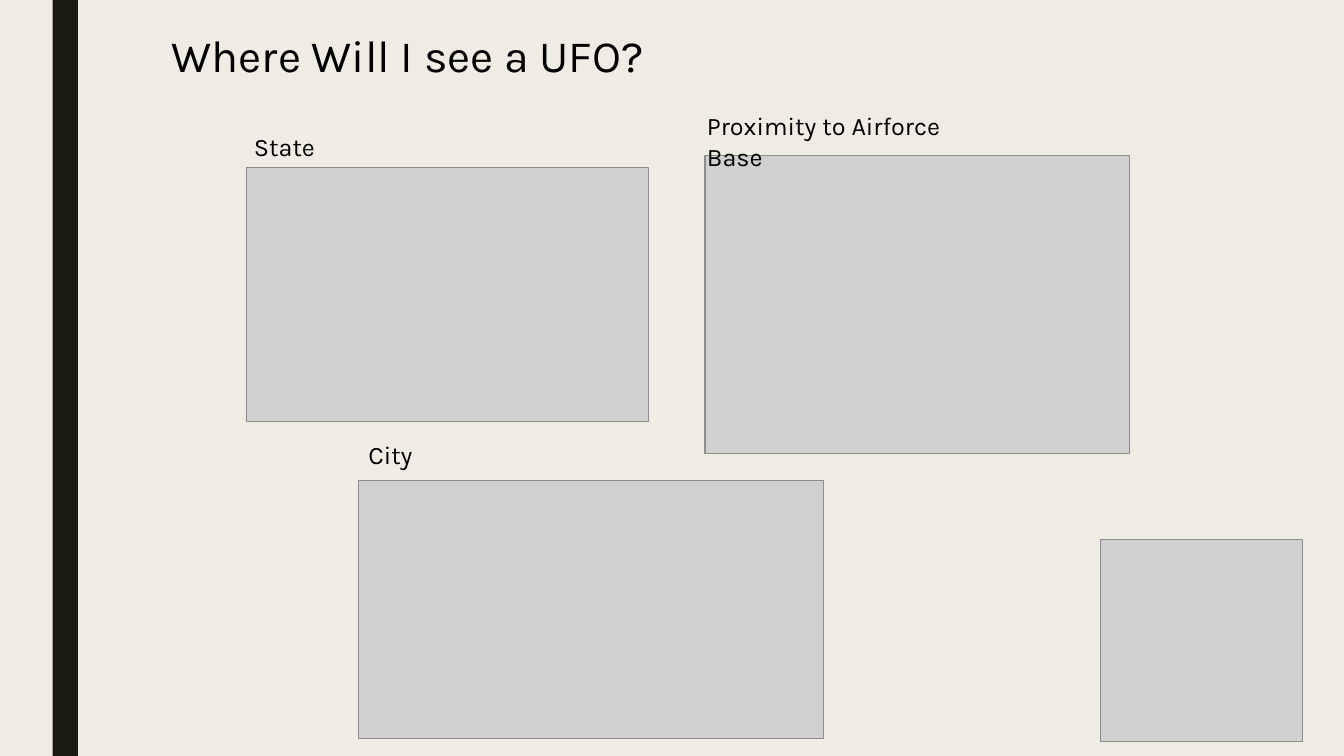
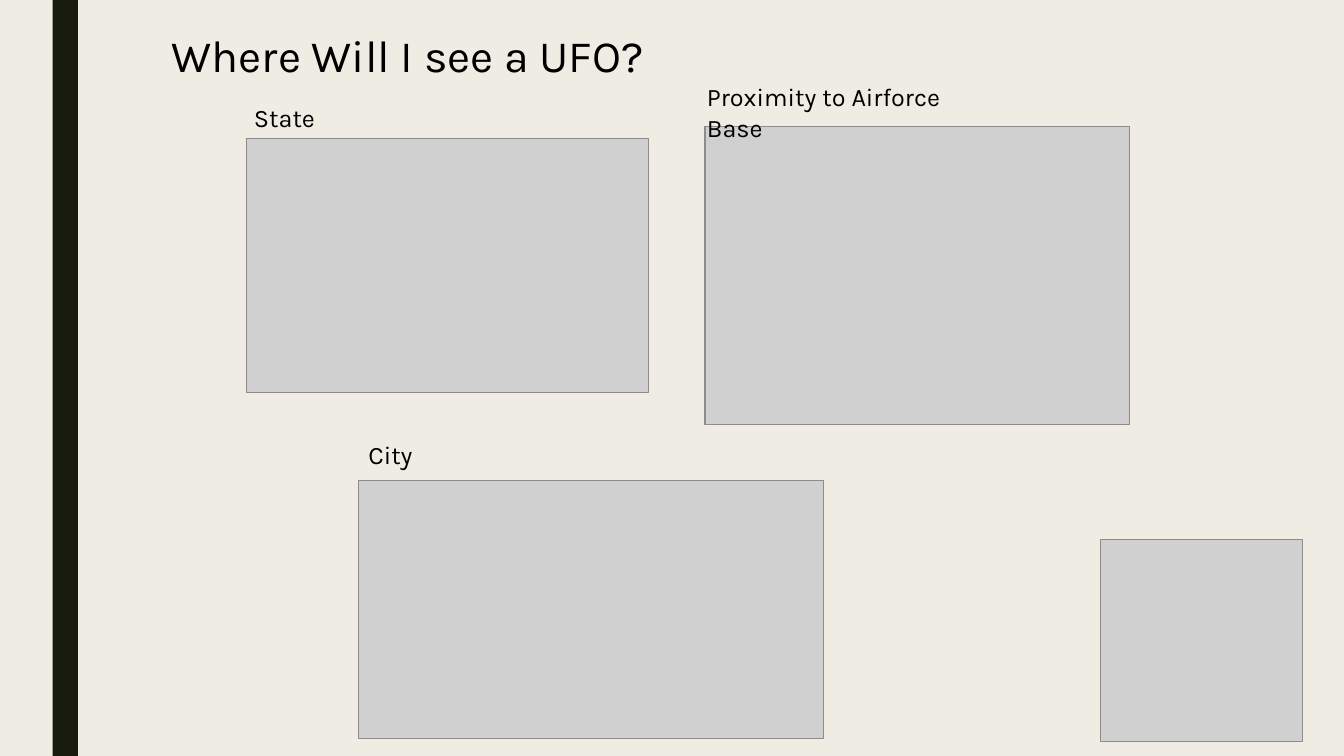
Before and after one commit to Preetikasri/UFO-Sightings-Analysis, a slide deck: slide 7 of ufo_presentation_v1.pptx. Drawn at 1344x756 pixels with LibreOffice and Linux fonts; fonts in the diff are those of the drawing; grey boxes stand for pictures. Boxes give left, top, right and bottom in pixels: in the first picture for what was removed or moved away, otherwise in the second. Text is boxed around its words. In the diff, an @@ line names an element or a change of style, - is before the commit and + after.

```diff
--- a/ufo_presentation_v1.pptx
+++ b/ufo_presentation_v1.pptx
@@ 2 pictures, 2 texts moved together from (x1=246, y1=117, x2=1129, y2=454) to (x1=246, y1=88, x2=1129, y2=424) @@
```
Also in this commit, not shown: 4 other slides changed.
